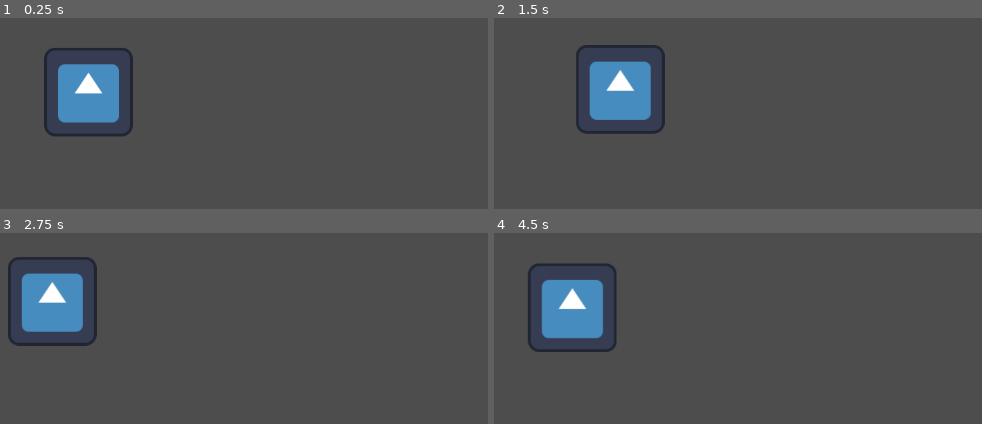
Above: before the commit, frames 1-4 (two rows, left to right).
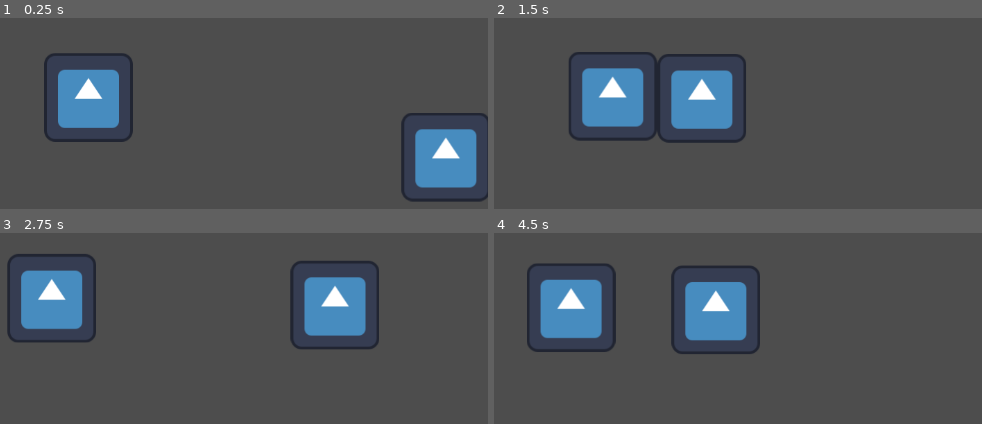
Above: after the commit, the same moments.

Repository: wizjineer/ugj-104-actual
Game: Godot game, scene res://scenes/main.tscn
Same seed, same stepped clock (60 frames per second), same inputs: the game is played once before the commit and once after it. The engine's default icon, where the game draws it, is replaced by a stand-in: a white triangle on a blue panel in a dark square.
Inputs:
- Up to frame 1 (0.25 s): no input
- Up to frame 2 (1.5 s): hold D (right) from 0.53 s (still down); tap Space (jump) at 0.77 s
- Up to frame 3 (2.75 s): tap Space (jump) at 1.52 s; release D (right) at 2.03 s; hold A (left) from 2.03 s (still down)
- Up to frame 4 (4.5 s): release A (left) at 2.78 s; hold D (right) 2.78-4.28 s; tap Space (jump) at 3.02, 3.77 s; hold A (left) from 4.28 s (still down)

The runs differ from the first frame. In frame 1, 7.2% of the frame differs, in the area x 9-100%, y 15-97%; in frame 2, 9.2%, in the area x 15-52%, y 14-66%; in frame 3, 6.9%; in frame 4, 5.6%.

Commit message:
basic enemy

Diff:
--- /dev/null
+++ b/scenes/enemy.tscn
@@ -0,0 +1,21 @@
+[gd_scene load_steps=4 format=3 uid="uid://biqwql2rti2gx"]
+
+[ext_resource type="Script" path="res://scripts/enemy.gd" id="1_fp3wx"]
+[ext_resource type="Texture2D" uid="uid://d2sytqm4qohh1" path="res://icon.svg" id="2_pop3u"]
+
+[sub_resource type="RectangleShape2D" id="RectangleShape2D_pg112"]
+size = Vector2(130, 120)
+
+[node name="enemy" type="CharacterBody2D"]
+script = ExtResource("1_fp3wx")
+
+[node name="CollisionShape2D" type="CollisionShape2D" parent="."]
+position = Vector2(1, -2)
+shape = SubResource("RectangleShape2D_pg112")
+
+[node name="Sprite2D" type="Sprite2D" parent="."]
+texture = ExtResource("2_pop3u")
+
+[node name="RayCast2D" type="RayCast2D" parent="."]
+position = Vector2(78, -27)
+target_position = Vector2(0, 155)
--- a/scenes/main.tscn
+++ b/scenes/main.tscn
@@ -1,13 +1,17 @@
-[gd_scene load_steps=2 format=3 uid="uid://barvx0f27x1o2"]
+[gd_scene load_steps=3 format=3 uid="uid://barvx0f27x1o2"]
 
 [ext_resource type="PackedScene" uid="uid://dc3tdaeyvu500" path="res://scenes/player.tscn" id="1_15uyn"]
+[ext_resource type="PackedScene" uid="uid://biqwql2rti2gx" path="res://scenes/enemy.tscn" id="3_exa66"]
 
 [node name="main" type="Node2D"]
 
 [node name="StaticBody2D" type="StaticBody2D" parent="."]
 
 [node name="CollisionPolygon2D" type="CollisionPolygon2D" parent="StaticBody2D"]
-polygon = PackedVector2Array(48, 49, 378, 184, 569, 167, 908, 155, 1115, 200, 880, 301, 438, 287)
+polygon = PackedVector2Array(27, 220, 388, 239, 598, 249, 1020, 246, 1168, 273, 880, 301, 284, 284)
 
 [node name="player" parent="." instance=ExtResource("1_15uyn")]
 position = Vector2(370, 74)
+
+[node name="enemy" parent="." instance=ExtResource("3_exa66")]
+position = Vector2(907, 180)
--- /dev/null
+++ b/scripts/enemy.gd
@@ -0,0 +1,26 @@
+extends CharacterBody2D
+
+@export var speed: float = 100.0
+@export var gravity: float = 500.0
+var direction: int = 1
+@onready var ground_check = $RayCast2D
+
+func _physics_process(delta: float) -> void:
+	# Apply gravity if not on the floor
+	if not is_on_floor():
+		velocity.y += lerp(velocity.y, gravity * delta, 0.6)
+
+	# Set horizontal movement
+	velocity.x = direction * speed
+
+	# Move and handle collisions
+	move_and_slide()
+
+	# Check if hitting a wall or leaving the platform
+	if is_on_wall() or !ground_check.is_colliding():
+		direction *= -1  # Flip direction
+		update_raycast_position()
+
+func update_raycast_position():
+	# Update the cast_to property of RayCast2D to match the direction
+	ground_check.position = Vector2(direction * 50, 10)
--- /dev/null
+++ b/scripts/node.gd
@@ -0,0 +1,8 @@
+extends Node
+
+class_name inventory
+
+@export var rescources: Dictionary = {}
+
+func add_resources(type: Resource, ammound: int):
+	rescources[type] = rescources[type] + ammound
